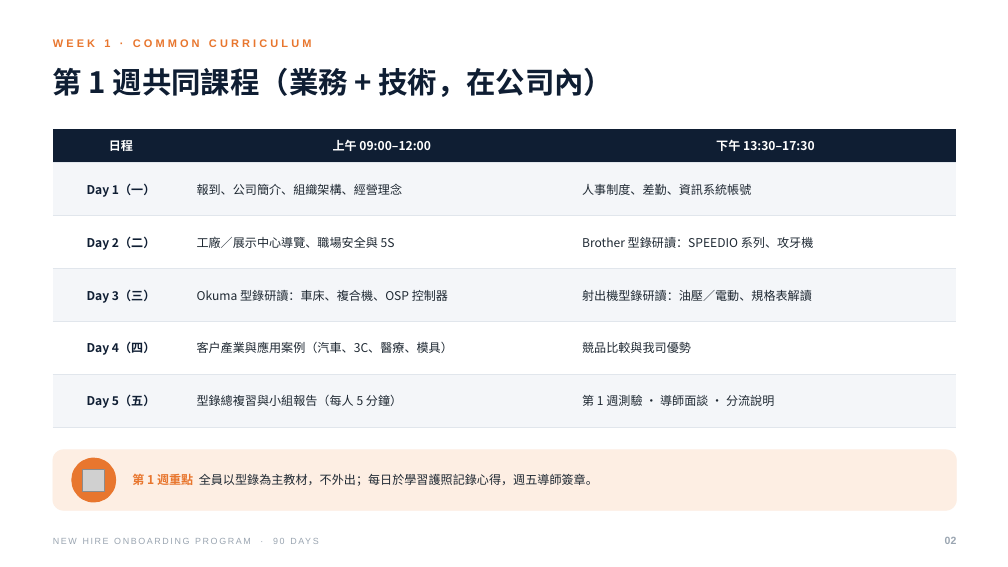
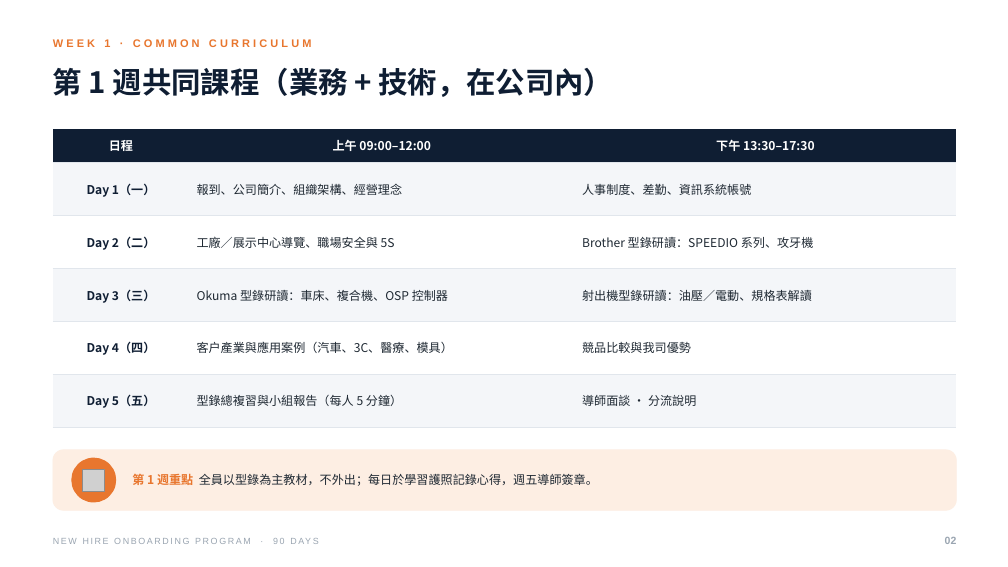
Before and after one commit to KiyotaJesse/apex-public-data, a slide deck: slide 3 of 新人90天教育訓練計畫.pptx. Drawn at 1008x567 pixels with LibreOffice and Linux fonts; fonts in the diff are those of the drawing; grey boxes stand for pictures. Boxes give left, top, right and bottom in pixels: in the first picture for what was removed or moved away, otherwise in the second. Text is boxed around its words. In the diff, an @@ line names an element or a change of style, - is before the commit and + after.

```diff
--- a/新人90天教育訓練計畫.pptx
+++ b/新人90天教育訓練計畫.pptx
@@ table at box(53, 129, 957, 412) @@
-row 6, column 3: 第 1 週測驗 ・ 導師面談 ・ 分流說明
+row 6, column 3: 導師面談 ・ 分流說明
```
Also in this commit, not shown: 3 other slides changed.
